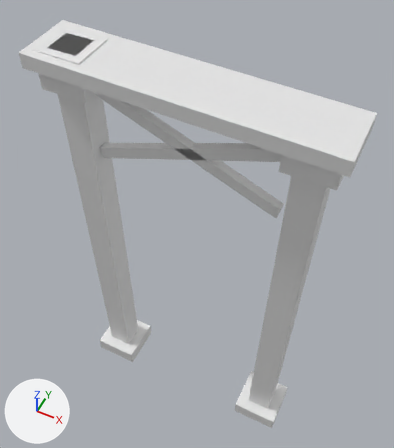
One commit to the glTF model assets/source/infrastructure/directorate/conveyors/models/support_heavy_tier1/damaged_lod1.glb: the scene before it, then after it.
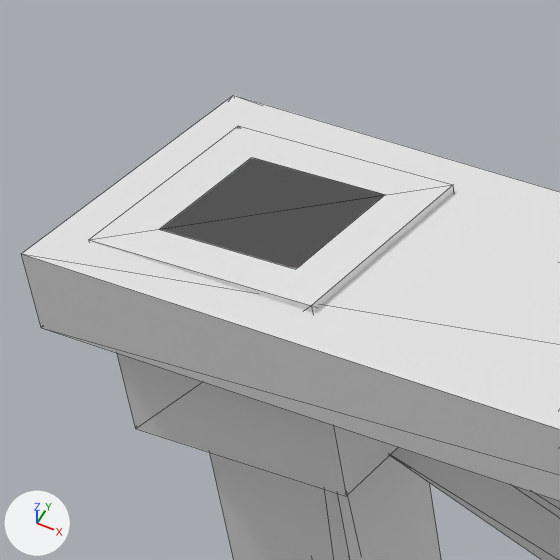
Old and new are each drawn whole from a 50 mm camera at (0.1421, -0.268, 0.5979) aimed at (-0.0063, 0.0288, 0.2269) and again close up on the part from 4% to 33% of the width and 0% to 26% of the height. Lighting does not change. The marker at lower left points along +X, +Y and +Z. The last two pictures show the newer version. The close-ups show mesh edges as thin lines. Vertices at exactly the same position are counted once.

The first close-up shows 'damaged_lod1'.
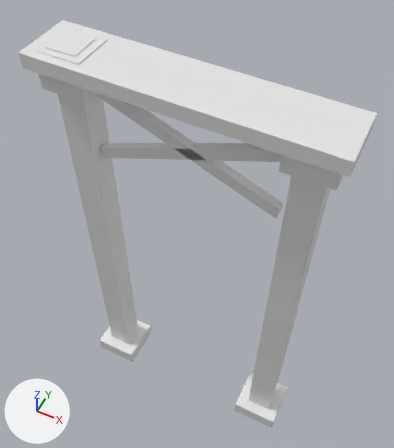
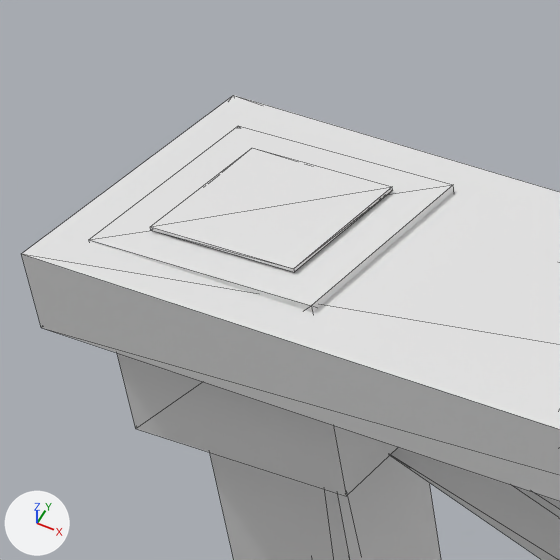
Changed parts and their boxes [x1, y1, x2, y2] in the close-ups (560 x 560 px):
part 1 of me_damaged_lod1, added: after [150, 148, 393, 272]

What changed in the scene script:
```text
Change me_damaged_lod1:
    used by ob_damaged_lod1; location = (0.0, 0.0, 0.0)
    remove me_damaged_lod1.from_pydata(...)  # 80 vertices, 120 faces; spans x -0.114..0.118, y -0.025..0.025, z 0.0..0.4
    add me_damaged_lod1.from_pydata(...)  # 88 vertices, 132 faces; spans x -0.114..0.118, y -0.025..0.025, z 0.0..0.401
    me_damaged_lod1 part 1: a new loose piece, a box spanning x -0.10111..-0.07667, y -0.01222..0.01222, z 0.40028..0.40083
```
